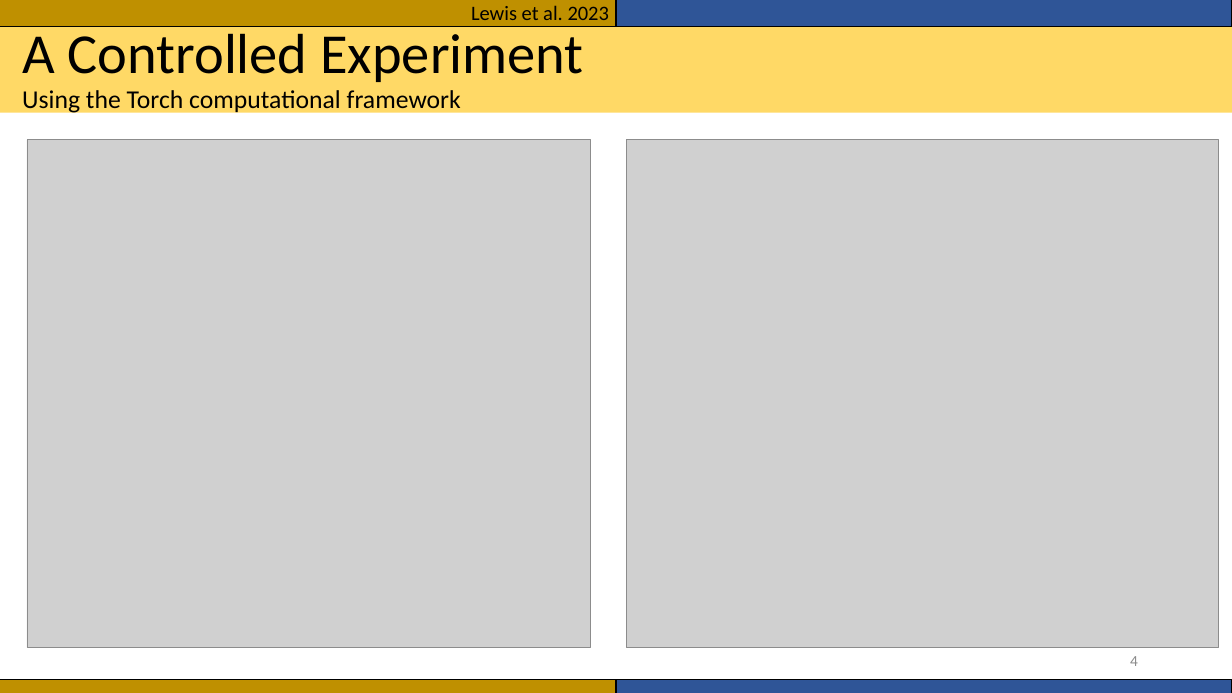
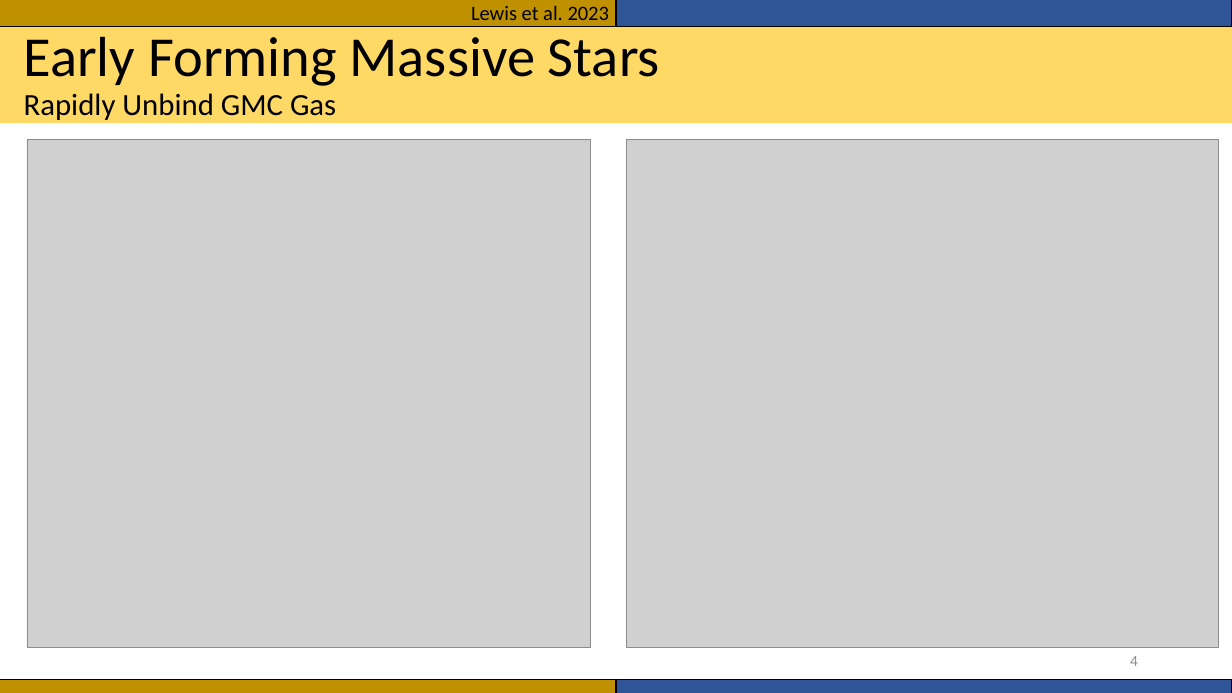
Before and after one commit to seanlabean/presentations, a slide deck: slide 4 of 2022Clusters/Presentation1.pptx. Drawn at 1232x693 pixels with LibreOffice and Linux fonts; fonts in the diff are those of the drawing; grey boxes stand for pictures. Boxes give left, top, right and bottom in pixels: in the first picture for what was removed or moved away, otherwise in the second. Text is boxed around its words. In the diff, an @@ line names an element or a change of style, - is before the commit and + after.

```diff
--- a/2022Clusters/Presentation1.pptx
+++ b/2022Clusters/Presentation1.pptx
@@ rectangle: place and size @@
-rectangle at <box>0,27,1232,113</box>
+rectangle at <box>0,27,1232,123</box>
@@ title at <box>24,36,660,120</box>: text changed; size 20 to 44 pt @@
-A Controlled Experiment
-Using the Torch computational framework
+Early Forming Massive Stars
+Rapidly Unbind GMC Gas
```
Also in this commit, not shown: 9 other slides changed.
